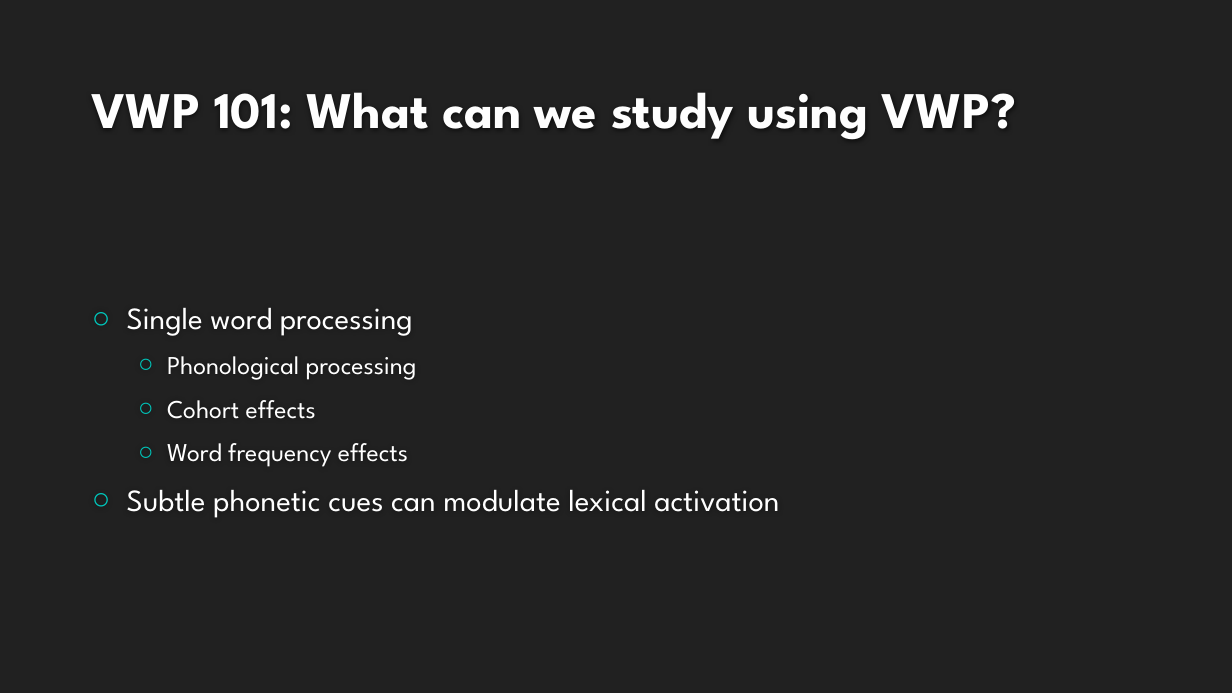
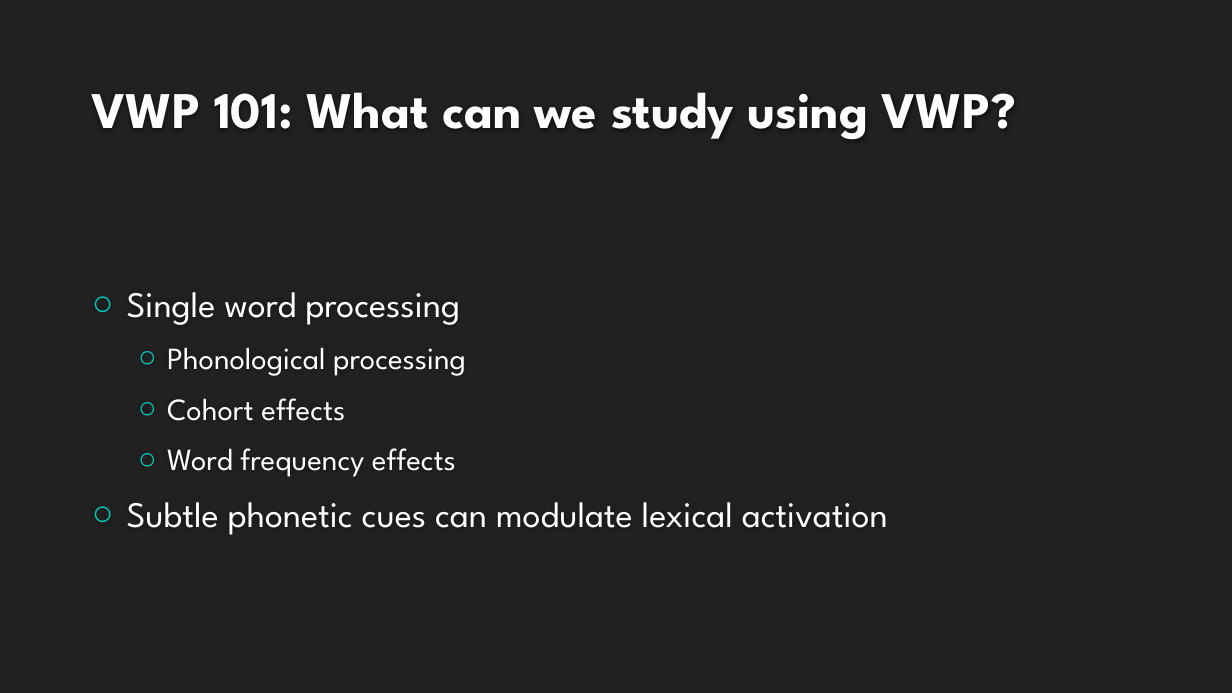
Before and after one commit to allisoct/ETLR23-24, a slide deck: slide 27 of slides/Day3.pptx (slide 23 before the commit). Drawn at 1232x693 pixels with LibreOffice and Linux fonts; fonts in the diff are those of the drawing; background and template pictures are left out. Boxes give left, top, right and bottom in pixels: in the first picture for what was removed or moved away, otherwise in the second. Text is boxed around its words. In the diff, an @@ line names an element or a change of style, - is before the commit and + after.

```diff
--- a/slides/Day3.pptx
+++ b/slides/Day3.pptx
@@ text "Single word processing" at bbox=[127, 292, 888, 535]: size 24 to 28 pt in "Single word processing", "Subtle phonetic cues can modulate lexical activation"; size 20 to 24 pt in "Phonological processing", "Cohort effects", "Word frequency effects" @@
```
Also in this commit, not shown: 5 other slides changed, 4 slides added.
